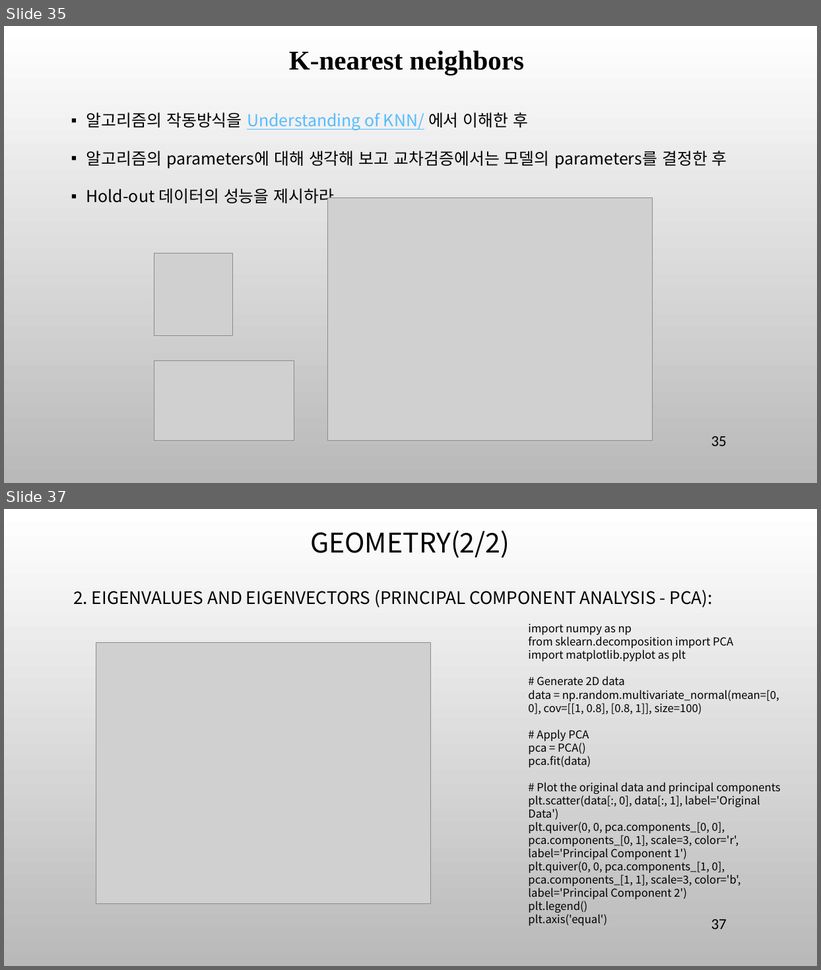
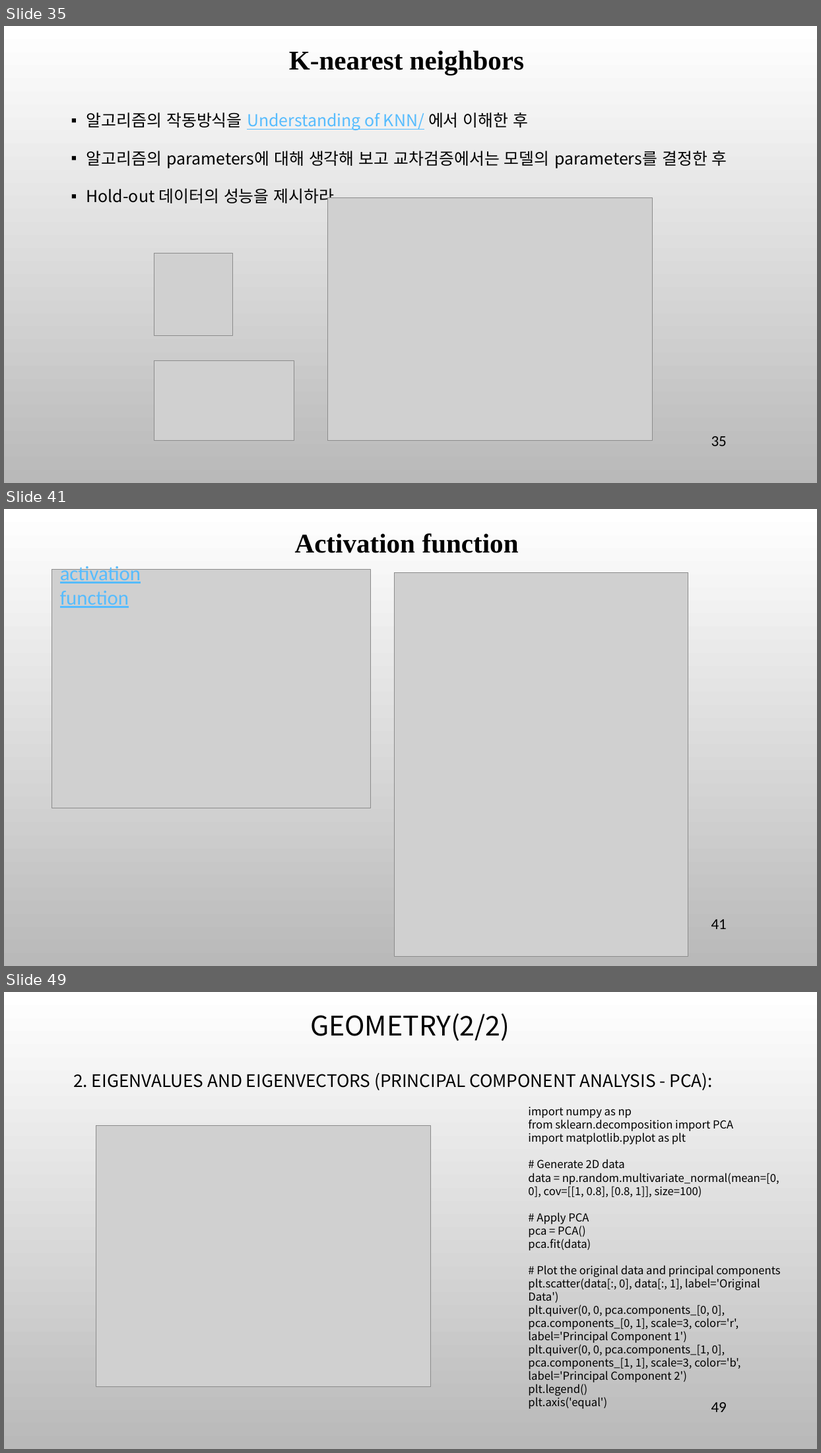
Before and after one commit to ancestor9/mathematics-for-machine-learning, a slide deck: 7_Applications of mathematics.pptx. Shown one above the other, each under a label of ours: slides 35 and 37 before the commit, slides 35, 41 and 49 after it; the slides between them are not shown. The pictures are 821x970 and 821x1453 pixels, drawn with LibreOffice and Linux fonts; fonts in the diff are those of the drawing; grey boxes stand for pictures; background and template pictures are left out. Boxes give left, top, right and bottom in pixels: in the first picture for what was removed or moved away, otherwise in the second. Text is boxed around its words. In the diff, an @@ line names an element or a change of style, - is before the commit and + after.

```diff
--- a/7_Applications of mathematics.pptx
+++ b/7_Applications of mathematics.pptx
@@ slide 41 added at [4, 509, 817, 966], background picture (left out) @@
@@ text added at [295, 533, 519, 553], 32 pt, text #000000, bold @@
+Activation function
@@ text added at [60, 566, 141, 608], 24 pt, text #56BCFE, underline @@
+activation function
@@ picture added at [52, 569, 370, 809] @@
@@ picture added at [395, 573, 688, 957] @@
@@ page number added at [712, 920, 727, 929], 18 pt, text #000000 @@
+41
@@ what was slide 37 is now slide 49 @@
@@ page number at [712, 1403, 727, 1412]: text changed @@
-37
+49
```
Also in this commit, not shown: 2 slides changed, 11 other slides added.
